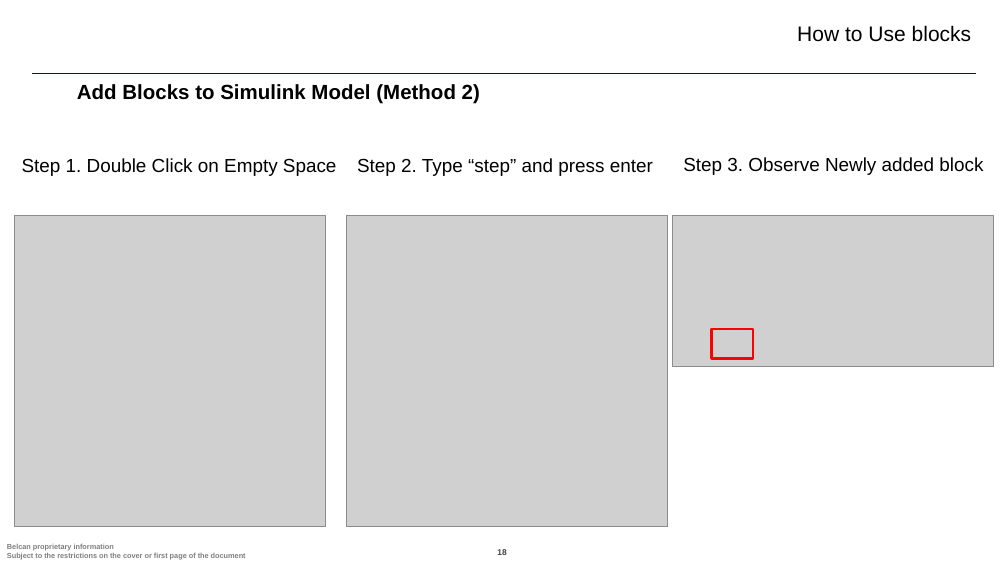
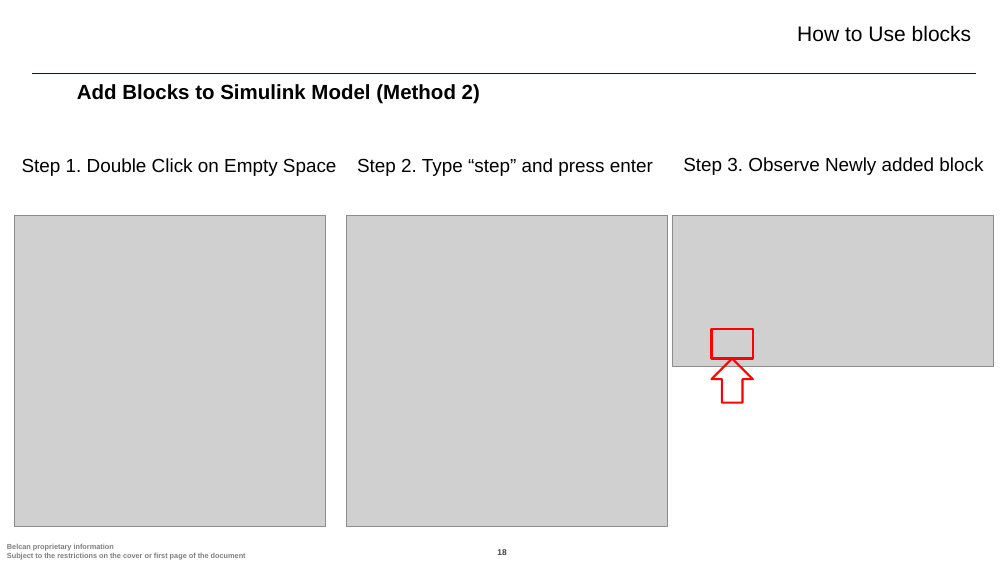
Before and after one commit to ntylerbelcan/aviation-controls-simulink-training-Belcan, a slide deck: slide 18 of ch01/Chapter 1 - Belcan.pptx. Drawn at 1008x567 pixels with LibreOffice and Linux fonts; fonts in the diff are those of the drawing; grey boxes stand for pictures; background and template pictures are left out. Boxes give left, top, right and bottom in pixels: in the first picture for what was removed or moved away, otherwise in the second. Text is boxed around its words. In the diff, an @@ line names an element or a change of style, - is before the commit and + after.

```diff
--- a/ch01/Chapter 1 - Belcan.pptx
+++ b/ch01/Chapter 1 - Belcan.pptx
@@ up arrow added at [712, 358, 753, 402], outline #FF0000 2 pt @@
```
Also in this commit, not shown: 16 slides added, 10 other files.
